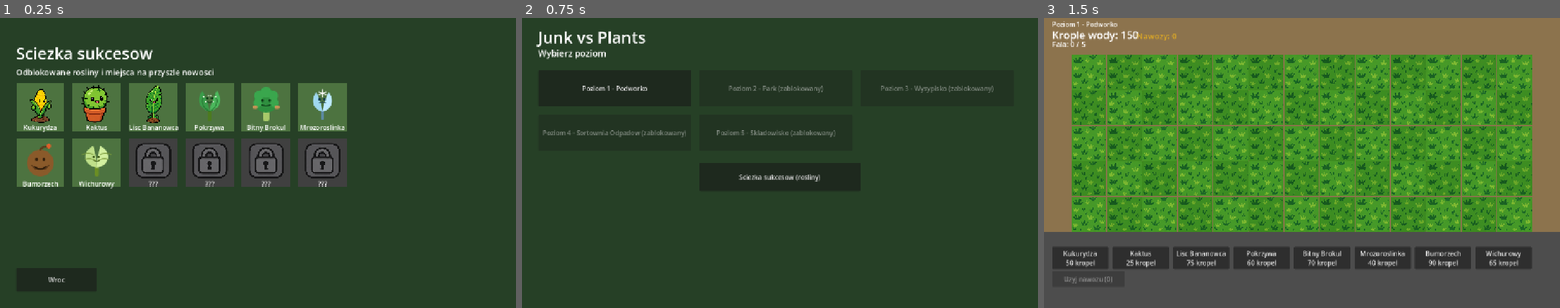
Above: before the commit, frames 1-3 (left to right).
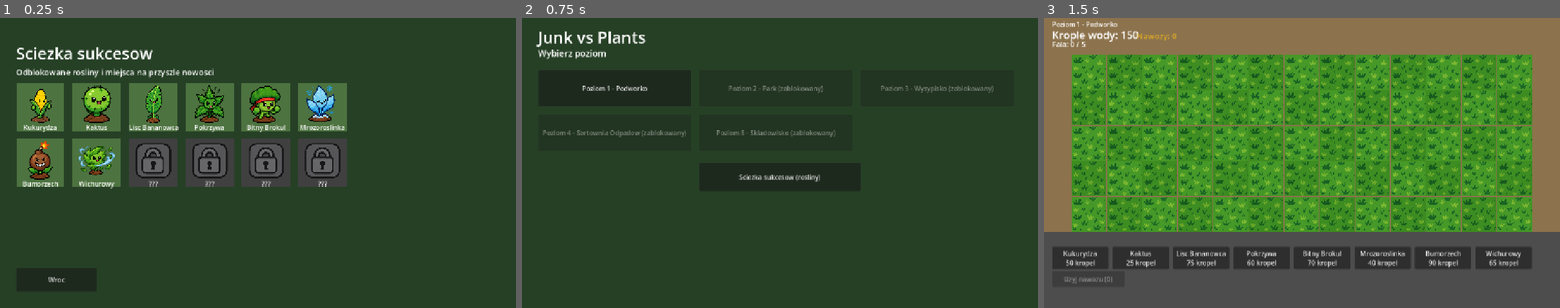
Above: after the commit, the same moments.

Repository: JeanPaulSzefler/education-games
Game: Godot game, scene res://scenes/ProgressPath.tscn
Two runs of this game, one before a commit and one after it. Both use one fixed random seed, a clock stepped at 60 frames per second and the inputs below. This scene is started directly instead of the project's main scene.
Inputs:
- Up to frame 1 (0.25 s): no input
- Up to frame 2 (0.75 s): click "Wroc" at 0.5 s
- Up to frame 3 (1.5 s): click "Poziom 1 - Podworko" at 1.25 s

The runs differ from the first frame. In frame 1, 2.8% of the frame differs, in the area x 5-65%, y 23-56%; in frame 2, nothing differs; in frame 3, nothing differs.

Commit message:
Replace all remaining SVG placeholder graphics with generated sprite art
Swaps in the newly generated chibi-style PNGs for the five plants
(nettle, broccoli, frost, bomb_nut, gust_leaf), the sponge enemy, all
five bosses, and the two UI icons (fertilizer, boost_ring), plus an
updated cactus. Updates texture paths in plant_data.gd, boss_data.gd,
and main.gd accordingly, and removes the now-unused SVG placeholders.

Co-Authored-By: Claude Sonnet 5 <noreply@anthropic.com>

Diff:
--- a/junk-vs-plants/assets/sprites/enemies/boss_bag.svg
+++ /dev/null
@@ -1,7 +0,0 @@
-<svg xmlns="http://www.w3.org/2000/svg" width="64" height="64" viewBox="0 0 64 64">
-  <path d="M14 16 Q10 40, 22 58 Q32 64, 42 58 Q54 40, 50 16 Q32 24, 14 16 Z" fill="#dce8f0" opacity="0.75" stroke="#9ab0c0" stroke-width="2"/>
-  <path d="M20 14 Q32 6, 44 14 L40 20 Q32 16, 24 20 Z" fill="#c8d8e4" opacity="0.8"/>
-  <circle cx="26" cy="34" r="2.6" fill="#3a4a54"/>
-  <circle cx="38" cy="34" r="2.6" fill="#3a4a54"/>
-  <path d="M25 44 q7 4 14 0" stroke="#3a4a54" stroke-width="2" fill="none" stroke-linecap="round"/>
-</svg>
--- a/junk-vs-plants/assets/sprites/enemies/boss_can.svg
+++ /dev/null
@@ -1,9 +0,0 @@
-<svg xmlns="http://www.w3.org/2000/svg" width="64" height="64" viewBox="0 0 64 64">
-  <rect x="16" y="8" width="32" height="48" rx="4" fill="#c0c0c8" stroke="#6a6a72" stroke-width="2.5"/>
-  <rect x="16" y="20" width="32" height="10" fill="#8a2020"/>
-  <text x="32" y="28" font-size="7" text-anchor="middle" fill="#fff" font-family="sans-serif">TYRAN</text>
-  <rect x="12" y="6" width="40" height="6" rx="2" fill="#8a8a90"/>
-  <circle cx="24" cy="42" r="3" fill="#1a1a1a"/>
-  <circle cx="40" cy="42" r="3" fill="#1a1a1a"/>
-  <path d="M22 50 q10 6 20 0" stroke="#1a1a1a" stroke-width="3" fill="none" stroke-linecap="round"/>
-</svg>
--- a/junk-vs-plants/assets/sprites/enemies/boss_compactor.svg
+++ /dev/null
@@ -1,10 +0,0 @@
-<svg xmlns="http://www.w3.org/2000/svg" width="64" height="64" viewBox="0 0 64 64">
-  <rect x="6" y="18" width="52" height="34" rx="3" fill="#7a7a52" stroke="#4a4a30" stroke-width="2.5"/>
-  <rect x="10" y="24" width="44" height="6" fill="#5a5a3a"/>
-  <rect x="10" y="34" width="44" height="6" fill="#5a5a3a"/>
-  <rect x="18" y="10" width="10" height="10" fill="#9a9a6a"/>
-  <rect x="36" y="10" width="10" height="10" fill="#9a9a6a"/>
-  <circle cx="22" cy="44" r="3" fill="#1a1a10"/>
-  <circle cx="42" cy="44" r="3" fill="#1a1a10"/>
-  <rect x="20" y="48" width="24" height="4" fill="#1a1a10"/>
-</svg>
--- a/junk-vs-plants/assets/sprites/enemies/boss_magnet.svg
+++ /dev/null
@@ -1,11 +0,0 @@
-<svg xmlns="http://www.w3.org/2000/svg" width="64" height="64" viewBox="0 0 64 64">
-  <rect x="18" y="16" width="28" height="34" rx="4" fill="#8a8a94" stroke="#4a4a54" stroke-width="2.5"/>
-  <path d="M20 10 a12 12 0 0 1 24 0 v10 h-8 v-10 a4 4 0 0 0 -8 0 v10 h-8 Z" fill="#c0202a" stroke="#7a1018" stroke-width="1.5"/>
-  <rect x="20" y="18" width="8" height="10" fill="#c0202a"/>
-  <rect x="36" y="18" width="8" height="10" fill="#3a5ac0"/>
-  <circle cx="26" cy="38" r="3" fill="#e8e8ec"/>
-  <circle cx="38" cy="38" r="3" fill="#e8e8ec"/>
-  <circle cx="26" cy="38" r="1.3" fill="#1a1a1a"/>
-  <circle cx="38" cy="38" r="1.3" fill="#1a1a1a"/>
-  <rect x="24" y="46" width="16" height="3" fill="#4a4a54"/>
-</svg>
--- a/junk-vs-plants/assets/sprites/enemies/boss_toxic.svg
+++ /dev/null
@@ -1,12 +0,0 @@
-<svg xmlns="http://www.w3.org/2000/svg" width="64" height="64" viewBox="0 0 64 64">
-  <path d="M20 58 C 12 58, 8 50, 12 42 C 6 36, 8 26, 18 22 C 18 12, 30 8, 36 16 C 46 12, 54 20, 50 30 C 58 34, 56 46, 46 48 C 46 56, 34 60, 28 54 C 26 58, 22 58, 20 58 Z" fill="#7bc043" stroke="#3f6a19" stroke-width="2"/>
-  <g fill="#4c9a3a" opacity="0.7">
-    <circle cx="20" cy="30" r="4"/><circle cx="40" cy="24" r="5"/><circle cx="46" cy="40" r="4"/>
-  </g>
-  <circle cx="26" cy="34" r="3" fill="#0d3b17"/>
-  <circle cx="38" cy="34" r="3" fill="#0d3b17"/>
-  <path d="M24 44 q8 6 16 0" stroke="#0d3b17" stroke-width="2.5" fill="none" stroke-linecap="round"/>
-  <g fill="#c8f04a" opacity="0.8">
-    <circle cx="16" cy="46" r="2"/><circle cx="48" cy="20" r="2"/><circle cx="12" cy="22" r="1.6"/>
-  </g>
-</svg>
--- a/junk-vs-plants/assets/sprites/enemies/sponge.svg
+++ /dev/null
@@ -1,17 +0,0 @@
-<svg xmlns="http://www.w3.org/2000/svg" width="64" height="64" viewBox="0 0 64 64">
-  <path d="M10 22 C 8 14, 16 8, 24 10 C 28 6, 38 6, 42 10 C 50 8, 58 14, 56 22 C 60 26, 60 36, 55 40 C 57 48, 50 56, 42 54 C 38 58, 26 58, 22 54 C 14 56, 6 48, 9 40 C 4 36, 4 26, 10 22 Z" fill="#a99a3e"/>
-  <path d="M10 22 C 8 14, 16 8, 24 10 C 28 6, 38 6, 42 10 C 50 8, 58 14, 56 22 C 60 26, 60 36, 55 40 C 57 48, 50 56, 42 54 C 38 58, 26 58, 22 54 C 14 56, 6 48, 9 40 C 4 36, 4 26, 10 22 Z" fill="#000" opacity="0.08"/>
-  <circle cx="20" cy="24" r="4" fill="#5c5320"/>
-  <circle cx="36" cy="18" r="3" fill="#5c5320"/>
-  <circle cx="45" cy="30" r="3.5" fill="#5c5320"/>
-  <circle cx="26" cy="38" r="3" fill="#5c5320"/>
-  <circle cx="40" cy="42" r="4" fill="#5c5320"/>
-  <circle cx="16" cy="38" r="2.5" fill="#5c5320"/>
-  <g>
-    <path d="M20 30 q3 -3 6 0" stroke="#2b2610" stroke-width="1.6" fill="none" stroke-linecap="round"/>
-    <path d="M34 30 q3 -3 6 0" stroke="#2b2610" stroke-width="1.6" fill="none" stroke-linecap="round"/>
-    <path d="M23 40 q6 5 12 0" stroke="#2b2610" stroke-width="1.8" fill="none" stroke-linecap="round"/>
-  </g>
-  <path d="M12 46 C 14 50, 18 51, 20 48" stroke="#3a3a3a" stroke-width="1.4" fill="none" stroke-linecap="round" opacity="0.6"/>
-  <path d="M44 20 C 46 24, 50 24, 51 20" stroke="#3a3a3a" stroke-width="1.4" fill="none" stroke-linecap="round" opacity="0.5"/>
-</svg>
--- a/junk-vs-plants/assets/sprites/plants/bomb_nut.svg
+++ /dev/null
@@ -1,9 +0,0 @@
-<svg xmlns="http://www.w3.org/2000/svg" width="64" height="64" viewBox="0 0 64 64">
-  <circle cx="32" cy="36" r="22" fill="#8a5a2a"/>
-  <path d="M32 14 C 34 10, 40 8, 44 10" stroke="#5a3a1a" stroke-width="3" fill="none" stroke-linecap="round"/>
-  <circle cx="46" cy="8" r="4" fill="#e0602a"/>
-  <circle cx="26" cy="30" r="2.4" fill="#2a1a0a"/>
-  <circle cx="38" cy="30" r="2.4" fill="#2a1a0a"/>
-  <path d="M22 42 q10 8 20 0" stroke="#2a1a0a" stroke-width="2.5" fill="none" stroke-linecap="round"/>
-  <path d="M18 40 l6 6 M46 40 l-6 6" stroke="#5a3a1a" stroke-width="2" stroke-linecap="round"/>
-</svg>
--- a/junk-vs-plants/assets/sprites/plants/broccoli.svg
+++ /dev/null
@@ -1,13 +0,0 @@
-<svg xmlns="http://www.w3.org/2000/svg" width="64" height="64" viewBox="0 0 64 64">
-  <rect x="27" y="40" width="10" height="20" rx="3" fill="#a8c96a"/>
-  <circle cx="32" cy="26" r="20" fill="#2f8f3f"/>
-  <g fill="#3aa64d">
-    <circle cx="20" cy="18" r="8"/><circle cx="32" cy="12" r="9"/><circle cx="44" cy="18" r="8"/>
-    <circle cx="18" cy="30" r="7"/><circle cx="46" cy="30" r="7"/>
-  </g>
-  <rect x="10" y="34" width="8" height="6" rx="2" fill="#c39456"/>
-  <rect x="46" y="34" width="8" height="6" rx="2" fill="#c39456"/>
-  <circle cx="26" cy="26" r="2.2" fill="#0d3b17"/>
-  <circle cx="38" cy="26" r="2.2" fill="#0d3b17"/>
-  <path d="M25 33 q7 4 14 0" stroke="#0d3b17" stroke-width="2" fill="none" stroke-linecap="round"/>
-</svg>
--- a/junk-vs-plants/assets/sprites/plants/frost.svg
+++ /dev/null
@@ -1,13 +0,0 @@
-<svg xmlns="http://www.w3.org/2000/svg" width="64" height="64" viewBox="0 0 64 64">
-  <rect x="29" y="42" width="6" height="16" rx="2" fill="#5c8aa0"/>
-  <path d="M32 44 C 16 42, 12 24, 22 12 C 27 22, 30 34, 32 44 Z" fill="#9fd8f0"/>
-  <path d="M32 44 C 48 42, 52 24, 42 12 C 37 22, 34 34, 32 44 Z" fill="#bdeaff"/>
-  <g stroke="#ffffff" stroke-width="1.5" stroke-linecap="round">
-    <line x1="32" y1="8" x2="32" y2="20"/>
-    <line x1="26" y1="12" x2="38" y2="16"/>
-    <line x1="38" y1="12" x2="26" y2="16"/>
-  </g>
-  <circle cx="27" cy="24" r="2" fill="#12384a"/>
-  <circle cx="35" cy="24" r="2" fill="#12384a"/>
-  <path d="M27 30 q5 -2 10 0" stroke="#12384a" stroke-width="1.5" fill="none" stroke-linecap="round"/>
-</svg>
--- a/junk-vs-plants/assets/sprites/plants/gust_leaf.svg
+++ /dev/null
@@ -1,14 +0,0 @@
-<svg xmlns="http://www.w3.org/2000/svg" width="64" height="64" viewBox="0 0 64 64">
-  <rect x="29" y="42" width="6" height="16" rx="2" fill="#6b8e23"/>
-  <path d="M32 44 C 10 40, 6 18, 26 8 C 30 20, 32 32, 32 44 Z" fill="#bfe08a"/>
-  <path d="M32 44 C 54 40, 58 18, 38 8 C 34 20, 32 32, 32 44 Z" fill="#d3f0a0"/>
-  <g stroke="#7a9a3a" stroke-width="1.5" fill="none" stroke-linecap="round">
-    <path d="M8 22 q10 -4 18 0"/>
-    <path d="M12 30 q10 -3 18 2"/>
-    <path d="M56 22 q-10 -4 -18 0"/>
-    <path d="M52 30 q-10 -3 -18 2"/>
-  </g>
-  <circle cx="27" cy="26" r="2" fill="#3f5a1a"/>
-  <circle cx="35" cy="26" r="2" fill="#3f5a1a"/>
-  <path d="M27 32 q5 3 10 0" stroke="#3f5a1a" stroke-width="1.5" fill="none" stroke-linecap="round"/>
-</svg>
--- a/junk-vs-plants/assets/sprites/plants/nettle.svg
+++ /dev/null
@@ -1,14 +0,0 @@
-<svg xmlns="http://www.w3.org/2000/svg" width="64" height="64" viewBox="0 0 64 64">
-  <rect x="29" y="42" width="6" height="18" rx="2" fill="#4c7a1f"/>
-  <path d="M32 44 C 14 40, 10 24, 20 10 C 26 20, 30 32, 32 44 Z" fill="#3a9d4a"/>
-  <path d="M32 44 C 50 40, 54 24, 44 10 C 38 20, 34 32, 32 44 Z" fill="#4bb85c"/>
-  <path d="M32 44 C 20 38, 16 26, 24 16" stroke="#1f6b2b" stroke-width="1.2" fill="none"/>
-  <path d="M32 44 C 44 38, 48 26, 40 16" stroke="#1f6b2b" stroke-width="1.2" fill="none"/>
-  <g fill="#e8f4e0">
-    <circle cx="22" cy="20" r="1.4"/><circle cx="26" cy="28" r="1.4"/><circle cx="30" cy="18" r="1.4"/>
-    <circle cx="42" cy="20" r="1.4"/><circle cx="38" cy="28" r="1.4"/><circle cx="34" cy="18" r="1.4"/>
-  </g>
-  <circle cx="28" cy="22" r="2" fill="#0d3b17"/>
-  <circle cx="36" cy="22" r="2" fill="#0d3b17"/>
-  <path d="M28 28 q4 3 8 0" stroke="#0d3b17" stroke-width="1.5" fill="none" stroke-linecap="round"/>
-</svg>
--- a/junk-vs-plants/assets/sprites/ui/boost_ring.svg
+++ /dev/null
@@ -1,4 +0,0 @@
-<svg xmlns="http://www.w3.org/2000/svg" width="88" height="88" viewBox="0 0 88 88">
-  <circle cx="44" cy="44" r="40" fill="none" stroke="#f4c430" stroke-width="4" opacity="0.9"/>
-  <circle cx="44" cy="44" r="40" fill="none" stroke="#fff6c8" stroke-width="1.5" opacity="0.8"/>
-</svg>
--- a/junk-vs-plants/assets/sprites/ui/fertilizer.svg
+++ /dev/null
@@ -1,4 +0,0 @@
-<svg xmlns="http://www.w3.org/2000/svg" width="48" height="48" viewBox="0 0 48 48">
-  <path d="M24 4 C 32 18, 40 26, 40 33 C 40 41 33 44 24 44 C 15 44 8 41 8 33 C 8 26 16 18 24 4 Z" fill="#e0a800" stroke="#a87400" stroke-width="2"/>
-  <ellipse cx="19" cy="28" rx="4" ry="6" fill="#ffffff" opacity="0.5"/>
-</svg>
--- a/junk-vs-plants/scripts/boss_data.gd
+++ b/junk-vs-plants/scripts/boss_data.gd
@@ -13,26 +13,26 @@
 	{
 		"name": "Puszkowy Tyran", "hp": 500, "speed": 14.0, "bite_dmg": 16, "bite_interval": 1.0,
 		"special": "power_bite", "special_interval": 8.0, "power_bite_multiplier": 2.5,
-		"texture": "res://assets/sprites/enemies/boss_can.svg",
+		"texture": "res://assets/sprites/enemies/boss_can.png",
 	},
 	{
 		"name": "Foliowy Duch", "hp": 420, "speed": 30.0, "bite_dmg": 12, "bite_interval": 0.9,
 		"special": "phase_jump", "special_interval": 7.0,
-		"texture": "res://assets/sprites/enemies/boss_bag.svg",
+		"texture": "res://assets/sprites/enemies/boss_bag.png",
 	},
 	{
 		"name": "Kompaktor Smieci", "hp": 900, "speed": 8.0, "bite_dmg": 20, "bite_interval": 1.3,
 		"special": "row_crush", "special_interval": 9.0, "row_crush_dmg": 60,
-		"texture": "res://assets/sprites/enemies/boss_compactor.svg",
+		"texture": "res://assets/sprites/enemies/boss_compactor.png",
 	},
 	{
 		"name": "Magnetyczny Zlomiarz", "hp": 750, "speed": 16.0, "bite_dmg": 18, "bite_interval": 1.1,
 		"special": "magnet_pulse", "special_interval": 8.0, "disable_duration": 4.0,
-		"texture": "res://assets/sprites/enemies/boss_magnet.svg",
+		"texture": "res://assets/sprites/enemies/boss_magnet.png",
 	},
 	{
 		"name": "Toksyczny Kolos", "hp": 1300, "speed": 10.0, "bite_dmg": 22, "bite_interval": 1.2,
 		"special": "toxic_cloud", "special_interval": 7.0, "poison_dmg": 80, "poison_delay": 1.5,
-		"texture": "res://assets/sprites/enemies/boss_toxic.svg",
+		"texture": "res://assets/sprites/enemies/boss_toxic.png",
 	},
 ]
--- a/junk-vs-plants/scripts/main.gd
+++ b/junk-vs-plants/scripts/main.gd
@@ -19,13 +19,13 @@
 	{"name": "Kartonowy Golem", "hp": 220, "speed": 12.0, "bite_dmg": 24, "bite_interval": 1.2, "texture": "res://assets/sprites/enemies/cardboard_golem.png"},
 	# Brudna Gabka: kradnie krople wody zamiast (albo oprocz) gryzc rosliny -
 	# patrz _update_water_theft().
-	{"name": "Brudna Gabka", "hp": 50, "speed": 20.0, "bite_dmg": 8, "bite_interval": 1.0, "texture": "res://assets/sprites/enemies/sponge.svg", "water_thief": true},
+	{"name": "Brudna Gabka", "hp": 50, "speed": 20.0, "bite_dmg": 8, "bite_interval": 1.0, "texture": "res://assets/sprites/enemies/sponge.png", "water_thief": true},
 ]
 
 const THORN_TEXTURE := "res://assets/sprites/ui/thorn.png"
 const WATER_DROP_TEXTURE := "res://assets/sprites/ui/water_drop.png"
-const FERTILIZER_TEXTURE := "res://assets/sprites/ui/fertilizer.svg"
-const BOOST_RING_TEXTURE := "res://assets/sprites/ui/boost_ring.svg"
+const FERTILIZER_TEXTURE := "res://assets/sprites/ui/fertilizer.png"
+const BOOST_RING_TEXTURE := "res://assets/sprites/ui/boost_ring.png"
 
 const HEALTH_BAR_HIDE_DELAY := 2.0
 const HEALTH_BAR_HEIGHT := 6
--- a/junk-vs-plants/scripts/plant_data.gd
+++ b/junk-vs-plants/scripts/plant_data.gd
@@ -28,26 +28,26 @@
 	{
 		"name": "Pokrzywa", "cost": 60, "hp": 90, "role": "shooter",
 		"dmg": 12, "interval": 1.4, "pierce": true,
-		"texture": "res://assets/sprites/plants/nettle.svg",
+		"texture": "res://assets/sprites/plants/nettle.png",
 	},
 	{
 		"name": "Bitny Brokul", "cost": 70, "hp": 220, "role": "melee",
 		"counter_dmg": 30,
-		"texture": "res://assets/sprites/plants/broccoli.svg",
+		"texture": "res://assets/sprites/plants/broccoli.png",
 	},
 	{
 		"name": "Mrozoroslinka", "cost": 40, "hp": 40, "role": "freeze",
 		"slow_factor": 0.0, "slow_duration": 5.0,
-		"texture": "res://assets/sprites/plants/frost.svg",
+		"texture": "res://assets/sprites/plants/frost.png",
 	},
 	{
 		"name": "Bumorzech", "cost": 90, "hp": 40, "role": "bomb",
 		"fuse_time": 1.5, "blast_dmg": 300, "blast_radius_cells": 1,
-		"texture": "res://assets/sprites/plants/bomb_nut.svg",
+		"texture": "res://assets/sprites/plants/bomb_nut.png",
 	},
 	{
 		"name": "Wichurowy", "cost": 65, "hp": 40, "role": "gust",
 		"gust_dmg": 220, "knockback": 130.0,
-		"texture": "res://assets/sprites/plants/gust_leaf.svg",
+		"texture": "res://assets/sprites/plants/gust_leaf.png",
 	},
 ]
Binary file added: junk-vs-plants/assets/sprites/enemies/boss_bag.png
Binary file added: junk-vs-plants/assets/sprites/enemies/boss_can.png
Binary file added: junk-vs-plants/assets/sprites/enemies/boss_compactor.png
Binary file added: junk-vs-plants/assets/sprites/enemies/boss_magnet.png
Binary file added: junk-vs-plants/assets/sprites/enemies/boss_toxic.png
Binary file added: junk-vs-plants/assets/sprites/enemies/sponge.png
Binary file added: junk-vs-plants/assets/sprites/plants/bomb_nut.png
Binary file added: junk-vs-plants/assets/sprites/plants/broccoli.png
Binary file changed: junk-vs-plants/assets/sprites/plants/cactus.png
Binary file added: junk-vs-plants/assets/sprites/plants/frost.png
Binary file added: junk-vs-plants/assets/sprites/plants/gust_leaf.png
Binary file added: junk-vs-plants/assets/sprites/plants/nettle.png
(and 3 more such lines)
